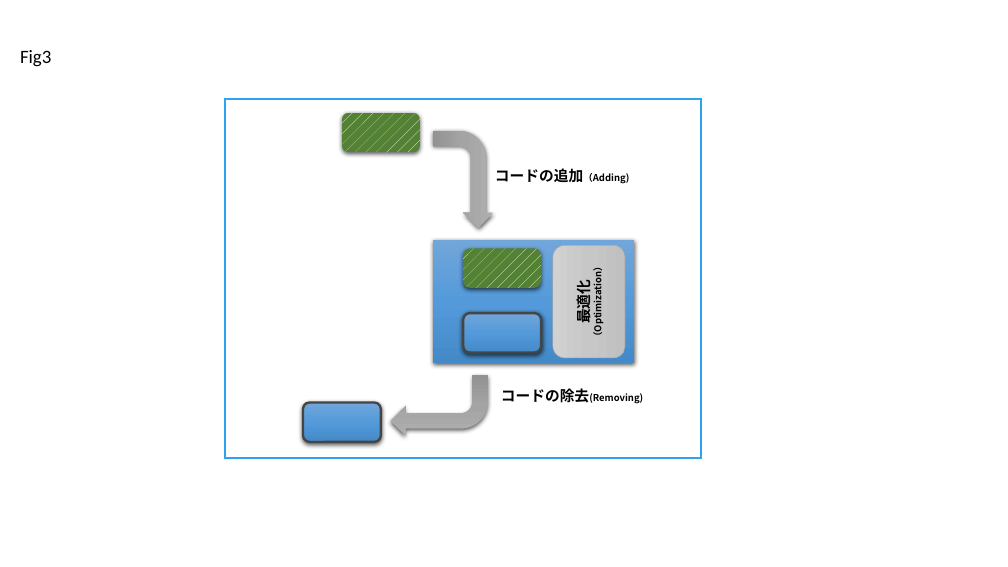
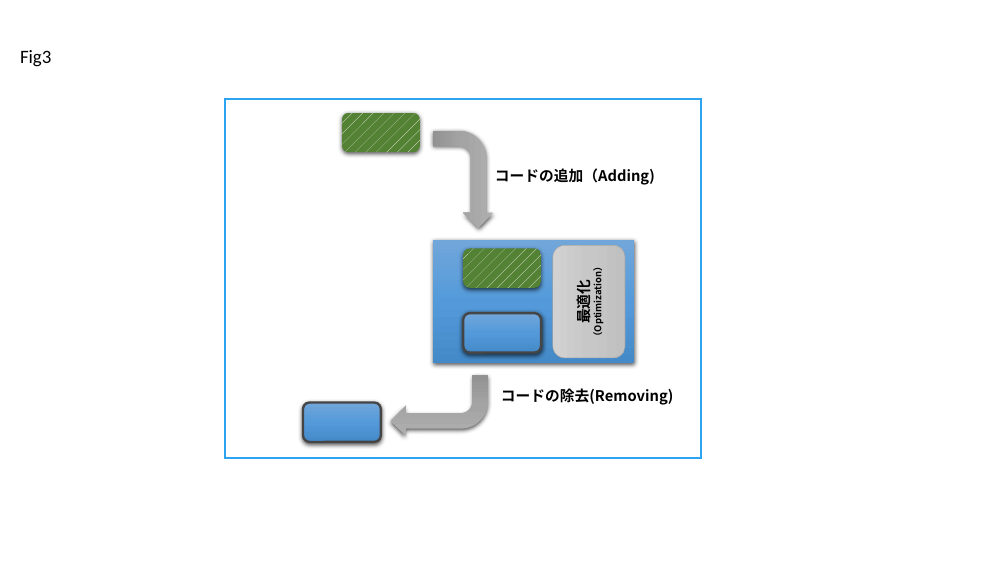
Before and after one commit to lf-j/Misc, a slide deck: slide 4 of OPEN SOURCE AUDITS IN MERGER AND ACQUISITION TRANSACTIONS/RC/Figures_M&A_paper_JP.pptx. Drawn at 1008x567 pixels with LibreOffice and Linux fonts; fonts in the diff are those of the drawing. Boxes give left, top, right and bottom in pixels: in the first picture for what was removed or moved away, otherwise in the second. Text is boxed around its words. In the diff, an @@ line names an element or a change of style, - is before the commit and + after.

```diff
--- a/OPEN SOURCE AUDITS IN MERGER AND ACQUISITION TRANSACTIONS/RC/Figures_M&A_paper_JP.pptx
+++ b/OPEN SOURCE AUDITS IN MERGER AND ACQUISITION TRANSACTIONS/RC/Figures_M&A_paper_JP.pptx
@@ text "コードの追加（Adding)" at (495, 168, 655, 185): size 9 to 14 pt in "コードの追加（Adding)" @@
@@ text "コードの除去(Removing)" at (501, 388, 673, 405): size 9 to 14 pt in "コードの除去(Removing)" @@
```
Also in this commit, not shown: 48 other files.
